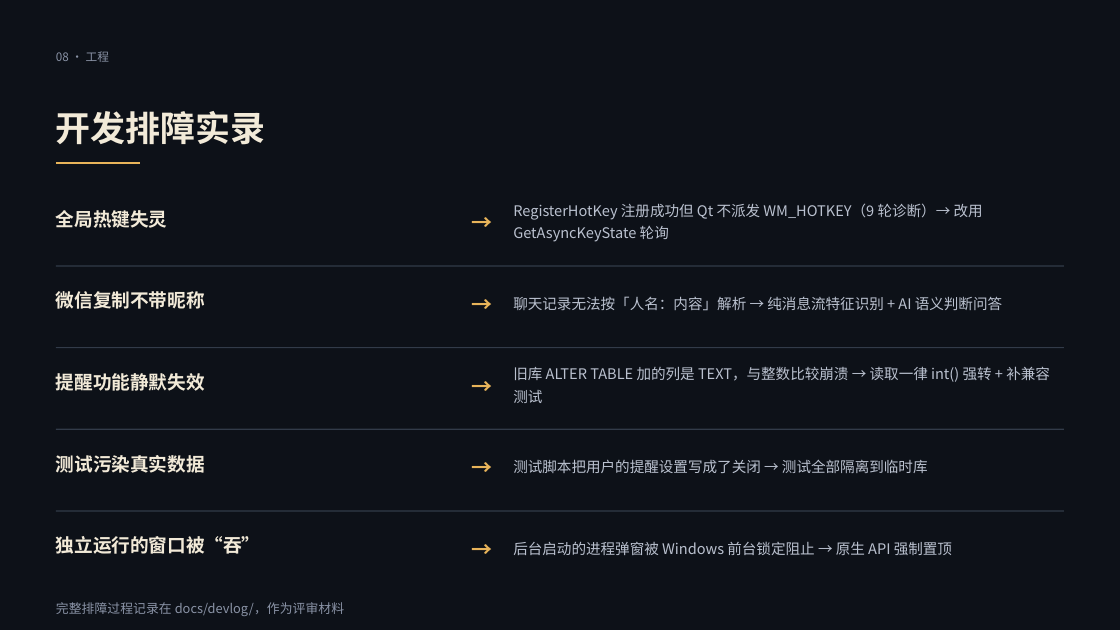
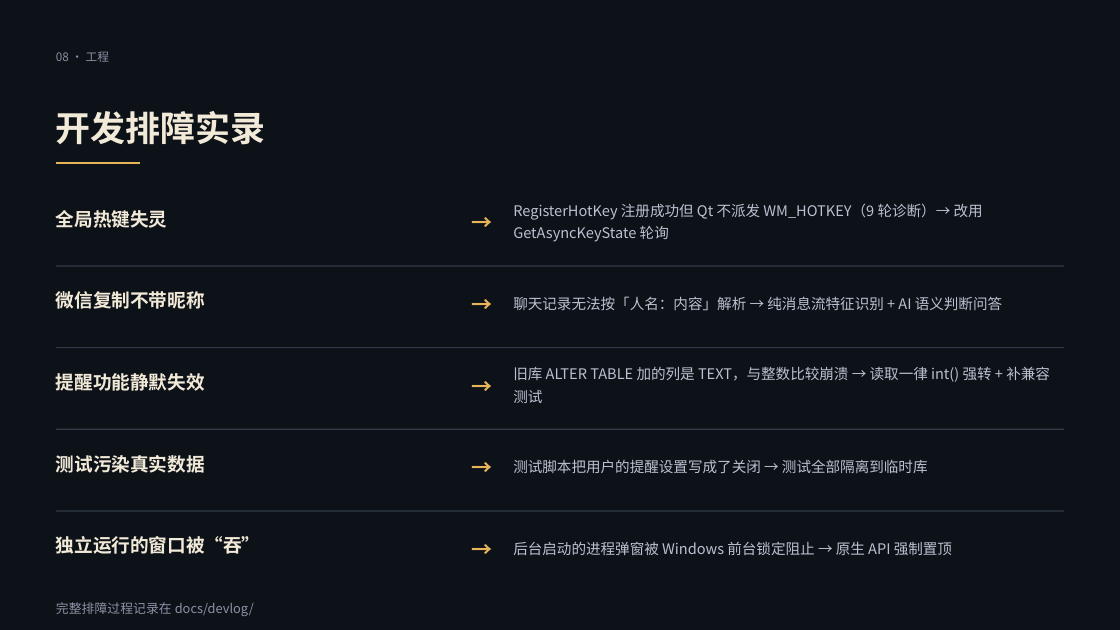
Before and after one commit to joeezhzz/shiguang, a slide deck: slide 16 of docs/拾光_Shiguang_项目展示.pptx. Drawn at 1120x630 pixels with LibreOffice and Linux fonts; fonts in the diff are those of the drawing. Boxes give left, top, right and bottom in pixels: in the first picture for what was removed or moved away, otherwise in the second. Text is boxed around its words. In the diff, an @@ line names an element or a change of style, - is before the commit and + after.

Commit message:
docs: PPT 与用户终版对齐；gitignore 提交材料产物

```diff
--- a/docs/拾光_Shiguang_项目展示.pptx
+++ b/docs/拾光_Shiguang_项目展示.pptx
@@ text at <box>56,602,254,616</box>: text changed @@
-完整排障过程记录在 docs/devlog/，作为评审材料
+完整排障过程记录在 docs/devlog/
```
Also in this commit, not shown: 2 other slides changed, 1 other file.
